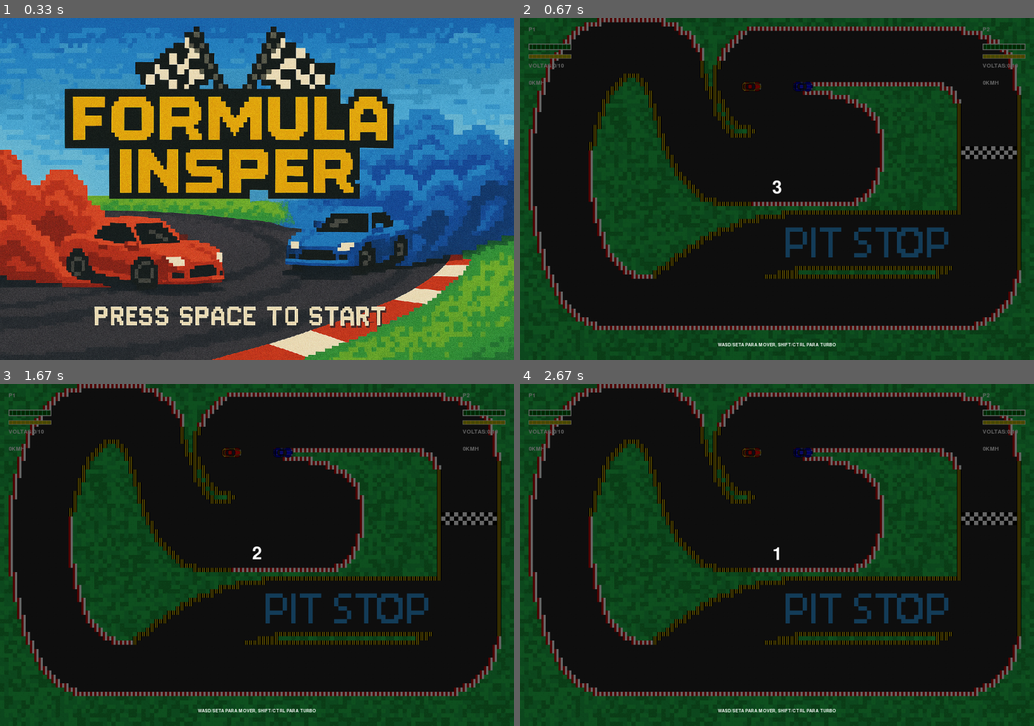
Above: before the commit, frames 1-4 (two rows, left to right).
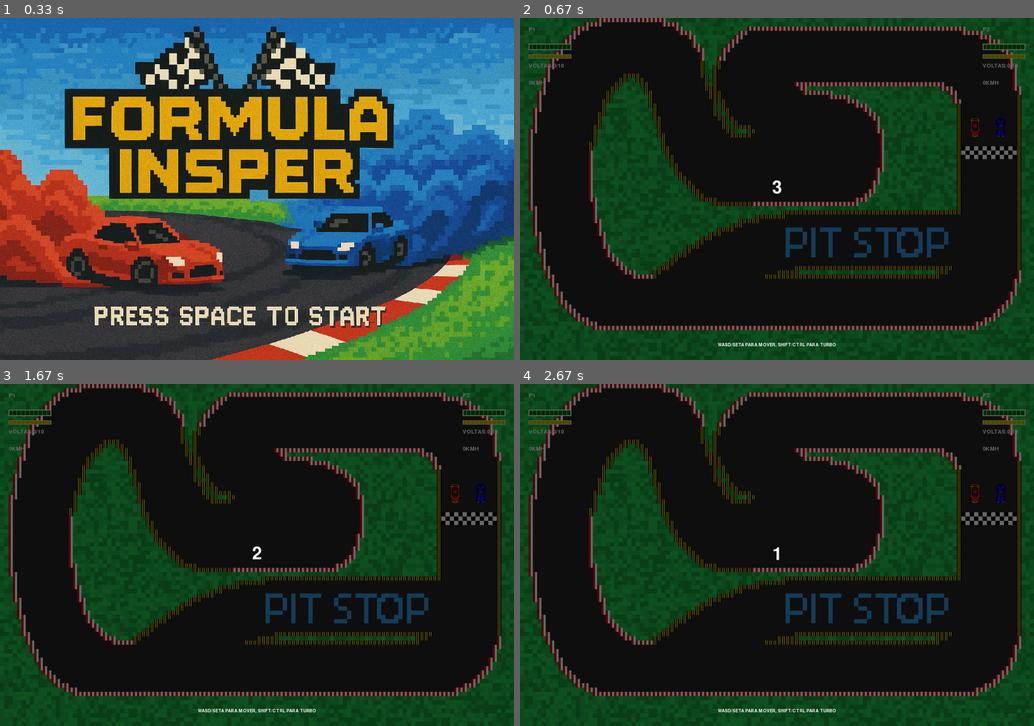
Above: after the commit, the same moments.

Repository: raphaelcp22/PYGAME
Game: pygame game, started from game.py
The game is run twice, just before and just after one commit, with the same random seed, the same clock (stepped at 60 frames per second) and the same inputs.
Inputs:
- Up to frame 1 (0.33 s): no input
- Up to frame 2 (0.67 s): tap Space at 0.33 s
- Up to frame 3 (1.67 s): no input
- Up to frame 4 (2.67 s): no input

Frame 1 is identical in both runs. In frame 2, 0.3% of the frame differs, in the area x 43-95%, y 18-35%; in frame 3, 0.3%; in frame 4, 0.3%.

Commit message:
Posição certa dos carros

Diff:
--- a/game.py
+++ b/game.py
@@ -626,9 +626,15 @@
                         'right': pygame.K_LEFT,
                         'boost': pygame.K_RCTRL
                     }
-                    start_y = 160  # posição inicial na pista
-                    car1 = Car(TRACK_CENTER[0] - 60, start_y, RED, controls1, 1)
-                    car2 = Car(TRACK_CENTER[0] + 60, start_y, BLUE, controls2, 2)
+                    start_x = 1092  # Centro horizontal
+                    start_y = 255  # Posição vertical ajustada (logo antes da linha de chegada)
+                    spacing = 30  # Espaço entre os carros
+
+                    # Cria os carros virados para cima (ângulo 90 graus)
+                    car1 = Car(start_x - spacing, start_y, RED, controls1, 1)
+                    car1.angle = 90  # Virado para cima
+                    car2 = Car(start_x + spacing, start_y, BLUE, controls2, 2)
+                    car2.angle = 90  # Virado para cima
                     cars = [car1, car2]
                     game_state = "countdown"
                     last_tick = current_time
